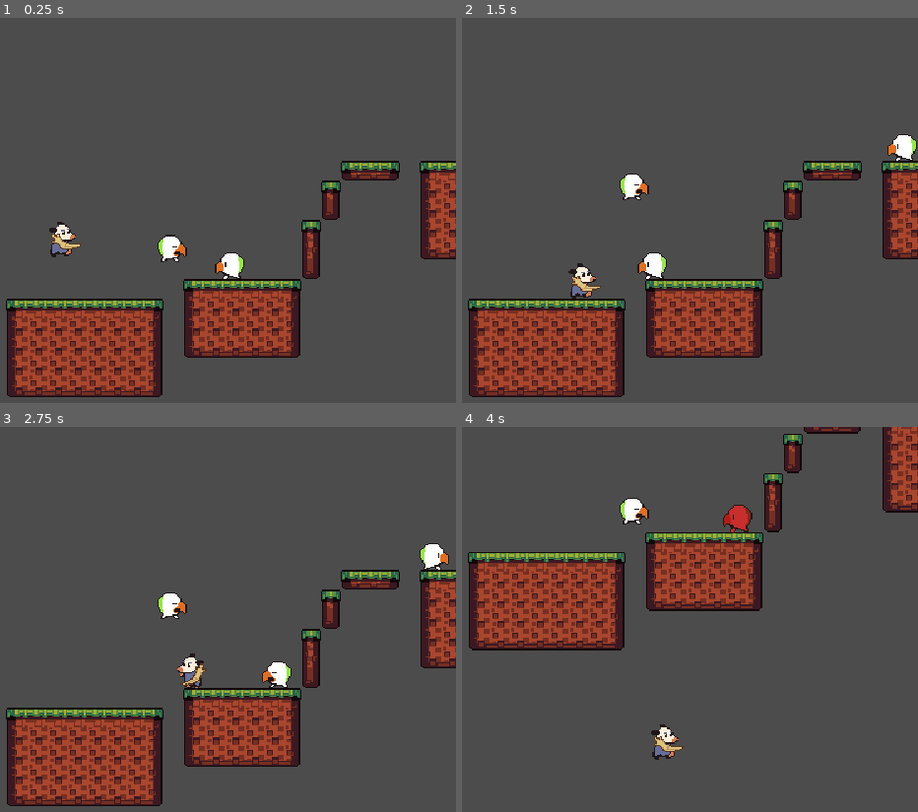
Above: before the commit, frames 1-4 (two rows, left to right).
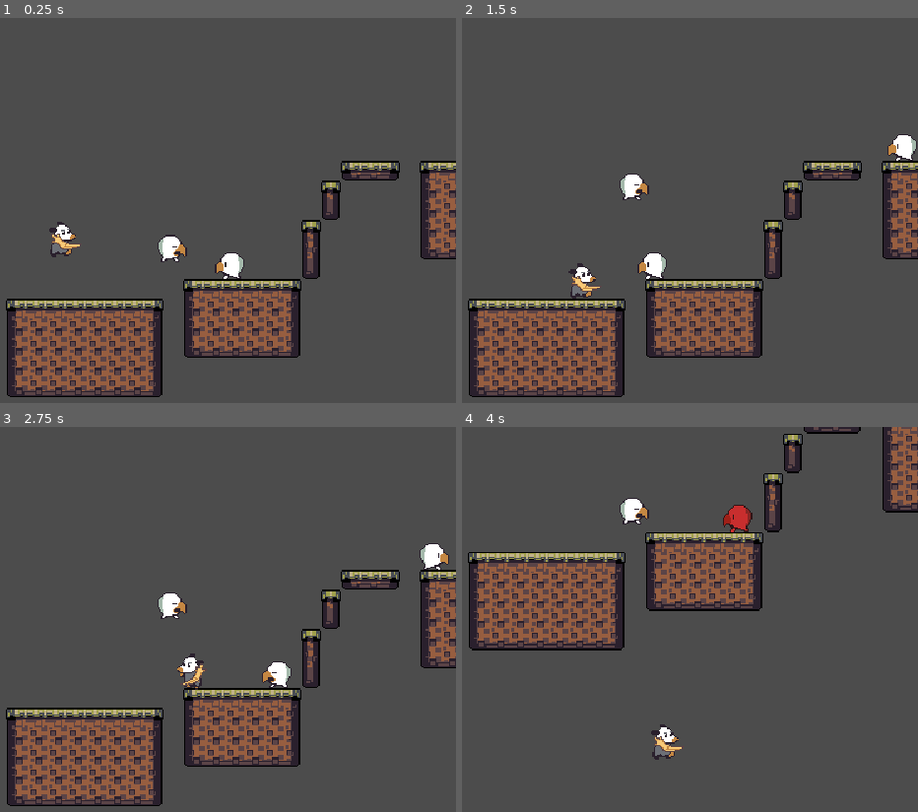
Above: after the commit, the same moments.

Repository: andhedrew/Didelphis
Game: Godot game, scene res://World.tscn
Same seed, same stepped clock (60 frames per second), same inputs: the game is played once before the commit and once after it.
Inputs:
- Up to frame 1 (0.25 s): no input
- Up to frame 2 (1.5 s): hold D (right) from 0.53 s (still down); tap X (attack) at 0.6 s; tap Z (jump) at 0.77, 0.8, 1.07, 1.35 s
- Up to frame 3 (2.75 s): tap Z (jump) at 1.52, 1.82, 2.3 s; tap X (attack) at 1.55, 2.1 s; release D (right) at 2.03 s; hold A (left) from 2.03 s (still down)
- Up to frame 4 (4 s): release A (left) at 2.78 s; hold D (right) from 2.78 s (still down); tap X (attack) at 2.85 s; tap Z (jump) at 3.02, 3.32, 3.6, 3.77 s

The runs differ from the first frame. In frame 1, 6.5% of the frame differs, in the area x 1-100%, y 37-98%; in frame 2, 6.6%; in frame 3, 6.6%, in the area x 1-100%, y 31-98%; in frame 4, 6.2%.

Commit message:
Enums made global, palette changed

Diff:
--- a/Actors/Enemies/Bat/Bat.gd
+++ b/Actors/Enemies/Bat/Bat.gd
@@ -9,7 +9,7 @@
 	flight_timer.one_shot = true
 	flight_timer.wait_time = flight_time
 	direction.y = 1
-	state = MOVE
+	state = Enums.State.MOVE
 
 func _physics_process(delta):
 	state_timer()
@@ -28,4 +28,4 @@
 func  hurt_state():
 	move_state()
 	if state_timer > 100:
-		state = MOVE
+		state = Enums.State.MOVE
--- a/Actors/Enemies/Paroot/Paroot.gd
+++ b/Actors/Enemies/Paroot/Paroot.gd
@@ -55,4 +55,4 @@
 	apply_friction()
 	move()
 	if state_timer > 100:
-		state = MOVE
+		state = Enums.State.MOVE
--- a/Actors/enemies/BaseEnemy.gd
+++ b/Actors/enemies/BaseEnemy.gd
@@ -3,12 +3,10 @@
 
 signal died
 
-enum {IDLE, MOVE, JUMP, FALL, DEAD, ATTACK, HURT}
-var state := MOVE
-var state_last_frame := state
+var state = Enums.State.MOVE
+var state_last_frame = state
 var state_timer := 0
-enum {RIGHT, DOWN, LEFT, UP}
-var facing := RIGHT
+var facing = Enums.Facing.RIGHT
 
 export(StreamTexture) var spritesheet
 export var damage := 1
@@ -45,7 +43,7 @@
 	velocity = move_and_slide(velocity, Vector2.UP)
 
 func take_damage(amount: int, damaging_hitbox) -> void:
-	state = HURT
+	state = Enums.State.HURT
 	health -= amount
 	if can_be_knocked_back:
 		velocity = (self.global_position - damaging_hitbox.global_position) * damaging_hitbox.knockback_force
@@ -84,13 +82,13 @@
 		velocity.x = move_toward(velocity.x, 0, friction)
 
 func switch_state() -> void :
-	if state == IDLE: idle_state()
-	elif state == MOVE: move_state()
-	elif state == JUMP: jump_state()
-	elif state == ATTACK: attack_state()
-	elif state == DEAD: dead_state()
-	elif state == FALL: fall_state()
-	elif state == HURT: hurt_state()
+	if state == Enums.State.IDLE: idle_state()
+	elif state == Enums.State.MOVE: move_state()
+	elif state == Enums.State.JUMP: jump_state()
+	elif state == Enums.State.ATTACK: attack_state()
+	elif state == Enums.State.DEAD: dead_state()
+	elif state == Enums.State.FALL: fall_state()
+	elif state == Enums.State.HURT: hurt_state()
 
 
 func idle_state():
--- a/Actors/player.gd
+++ b/Actors/player.gd
@@ -13,14 +13,14 @@
 export var friction := 4.5
 
 var velocity := Vector2.ZERO
-enum {IDLE, WALK, JUMP, FALL, DEAD, ATTACK}
-var state := IDLE
-var state_last_frame := state
+
+var state = Enums.State.IDLE
+var state_last_frame = state
 var state_timer := 0
 
-enum {RIGHT, DOWN, LEFT, UP}
-var facing := RIGHT
-var default_facing := facing
+
+var facing = Enums.Facing.RIGHT
+var default_facing = facing
 
 onready var coyote_timer := $CoyoteTimer
 var was_on_floor := false
@@ -45,17 +45,17 @@
 
 	if input.y == 0:
 		if input.x > 0:
-			facing = RIGHT
+			facing = Enums.Facing.RIGHT
 			default_facing = facing
 		elif input.x < 0:
-			facing = LEFT
+			facing = Enums.Facing.LEFT
 			default_facing = facing
 		else:
 			facing = default_facing
 	elif input.y < 0:
-		facing = UP
+		facing = Enums.Facing.UP
 	elif input.y > 0:
-		facing = DOWN
+		facing = Enums.Facing.DOWN
 	GameEvents.emit_signal("player_changed_facing_direction", facing)
 
 	if input.x > 0:
@@ -70,12 +70,12 @@
 
 
 func switch_state(input) -> void :
-	if state == IDLE: idle_state(input, attack)
-	elif state == WALK: walk_state(input, attack)
-	elif state == JUMP: jump_state(input, attack)
-	elif state == ATTACK: attack_state(input)
-	elif state == DEAD: dead_state()
-	elif state == FALL: fall_state(input, attack)
+	if state == Enums.State.IDLE: idle_state(input, attack)
+	elif state == Enums.State.WALK: walk_state(input, attack)
+	elif state == Enums.State.JUMP: jump_state(input, attack)
+	elif state == Enums.State.ATTACK: attack_state(input)
+	elif state == Enums.State.DEAD: dead_state()
+	elif state == Enums.State.FALL: fall_state(input, attack)
 
 
 func idle_state(input, attack):
@@ -86,13 +86,13 @@
 	apply_friction()
 
 	if input.x != 0:
-		state = WALK
+		state = Enums.State.WALK
 
 	if jump or !is_on_floor():
-		state = JUMP
-
-	if attack:
-		state = ATTACK
+		state = Enums.State.JUMP
+
+	if attack:
+		state = Enums.State.ATTACK
 
 
 func walk_state(input, attack):
@@ -108,16 +108,16 @@
 	was_on_floor = is_on_floor()
 
 	if input.x == 0:
-		state = IDLE
+		state = Enums.State.IDLE
 
 	if jump and (is_on_floor() or !coyote_timer.is_stopped()):
-		state = JUMP
+		state = Enums.State.JUMP
 
 	if !is_on_floor() and coyote_timer.is_stopped():
-		state = JUMP
-
-	if attack:
-		state = ATTACK
+		state = Enums.State.JUMP
+
+	if attack:
+		state = Enums.State.ATTACK
 
 
 func jump_state(input, attack):
@@ -135,15 +135,15 @@
 	if is_on_floor():
 
 		if input.x == 0:
-			state = IDLE
+			state = Enums.State.IDLE
 		else:
-			state = WALK
+			state = Enums.State.WALK
 
 	if velocity.y > 0:
-		state = FALL
-
-	if attack:
-		state = ATTACK
+		state = Enums.State.FALL
+
+	if attack:
+		state = Enums.State.ATTACK
 
 	apply_acceleration(input.x)
 
@@ -153,13 +153,13 @@
 
 	if is_on_floor():
 		if input.x == 0:
-			state = IDLE
+			state = Enums.State.IDLE
 		else:
-			state = WALK
+			state = Enums.State.WALK
 	apply_acceleration(input.x)
 
 	if attack:
-		state = ATTACK
+		state = Enums.State.ATTACK
 
 
 func attack_state(input):
@@ -167,7 +167,7 @@
 	if state_timer < 1:
 		GameEvents.emit_signal("player_attacked")
 
-	if state_timer < 1 and facing == DOWN:
+	if state_timer < 1 and facing == Enums.Facing.DOWN:
 		velocity.y = min((jump_height)+in_air_timer, velocity.y)
 
 	velocity = move_and_slide(velocity, Vector2.UP)
@@ -175,10 +175,10 @@
 	apply_friction()
 
 	if state_timer > 20:
-		state = IDLE
+		state = Enums.State.IDLE
 
 	if jump:
-		state = JUMP
+		state = Enums.State.JUMP
 
 
 func dead_state():
--- a/Animations/PlayerAnimationController.gd
+++ b/Animations/PlayerAnimationController.gd
@@ -1,8 +1,8 @@
 extends Node2D
-enum {IDLE, WALK, JUMP, FALL, DEAD, ATTACK}
-var state := IDLE
-enum {RIGHT, DOWN, LEFT, UP}
-var facing := RIGHT
+
+var state = Enums.State.IDLE
+
+var facing = Enums.Facing.RIGHT
 
 onready var animation_player := $AnimationPlayer
 onready var effects_player := $EffectsPlayer
@@ -17,28 +17,28 @@
 
 func _physics_process(delta):
 	if !landing:
-		if state == IDLE:
-			if facing == UP:animation_player.play("idle_looking_up")
+		if state == Enums.State.IDLE:
+			if facing == Enums.Facing.UP:animation_player.play("idle_looking_up")
 			else:animation_player.play("idle")
-		elif state == WALK:
-			if facing == UP:animation_player.play("walk_looking_up")
+		elif state == Enums.State.WALK:
+			if facing == Enums.Facing.UP:animation_player.play("walk_looking_up")
 			else:animation_player.play("walk")
-		elif state == JUMP:
-			if facing == UP:animation_player.play("jump_looking_up")
+		elif state == Enums.State.JUMP:
+			if facing == Enums.Facing.UP:animation_player.play("jump_looking_up")
 			else:animation_player.play("jump")
-		elif state == FALL:
-			if facing == UP:animation_player.play("fall_looking_up")
+		elif state == Enums.State.FALL:
+			if facing == Enums.Facing.UP:animation_player.play("fall_looking_up")
 			else:animation_player.play("fall")
-		elif state == ATTACK:
-			if facing == UP:animation_player.play("attack_looking_up")
+		elif state == Enums.State.ATTACK:
+			if facing == Enums.Facing.UP:animation_player.play("attack_looking_up")
 			else:animation_player.play("attack")
-		elif state == DEAD:
+		elif state == Enums.State.DEAD:
 			pass
 
 
 func _set_state(player_state):
-	if state == FALL and (player_state == IDLE or player_state == WALK):
-		if facing == UP:animation_player.play("landing_looking_up")
+	if state == Enums.State.FALL and (player_state == Enums.State.IDLE or player_state == Enums.State.WALK):
+		if facing == Enums.Facing.UP:animation_player.play("landing_looking_up")
 		else:animation_player.play("landing")
 		landing = true
 
--- /dev/null
+++ b/Autoloads/Enums.gd
@@ -0,0 +1,5 @@
+extends Node
+
+enum State {IDLE, MOVE, WALK, JUMP, FALL, DEAD, ATTACK, HURT}
+
+enum Facing {RIGHT, DOWN, LEFT, UP}
--- a/World.tscn
+++ b/World.tscn
@@ -33,4 +33,17 @@
 position = Vector2( 312, -85 )
 max_move_speed = 40
 
+[node name="Control" type="Control" parent="."]
+margin_right = 134.0
+margin_bottom = 13.0
+
+[node name="HBoxContainer" type="HBoxContainer" parent="Control"]
+margin_right = 134.0
+margin_bottom = 13.0
+
+[node name="TextureRect" type="TextureRect" parent="Control/HBoxContainer"]
+margin_bottom = 13.0
+
+[node name="AnimationPlayer" type="AnimationPlayer" parent="Control"]
+
 [editable path="Player/BaseWeapon"]
--- a/project.godot
+++ b/project.godot
@@ -52,6 +52,7 @@
 
 GameEvents="*res://Autoloads/GameEvents.gd"
 CenterWindow="*res://Autoloads/center_window.gd"
+Enums="*res://Autoloads/Enums.gd"
 
 [debug]
 
Binary file changed: Actors/Enemies/Paroot/Paroot.png
Binary file changed: Sprites/Player.png
Binary file changed: Sprites/player_weapon_claw.png
Binary file changed: Sprites/tiles.png
Binary file changed: Sprites/vfx.png
